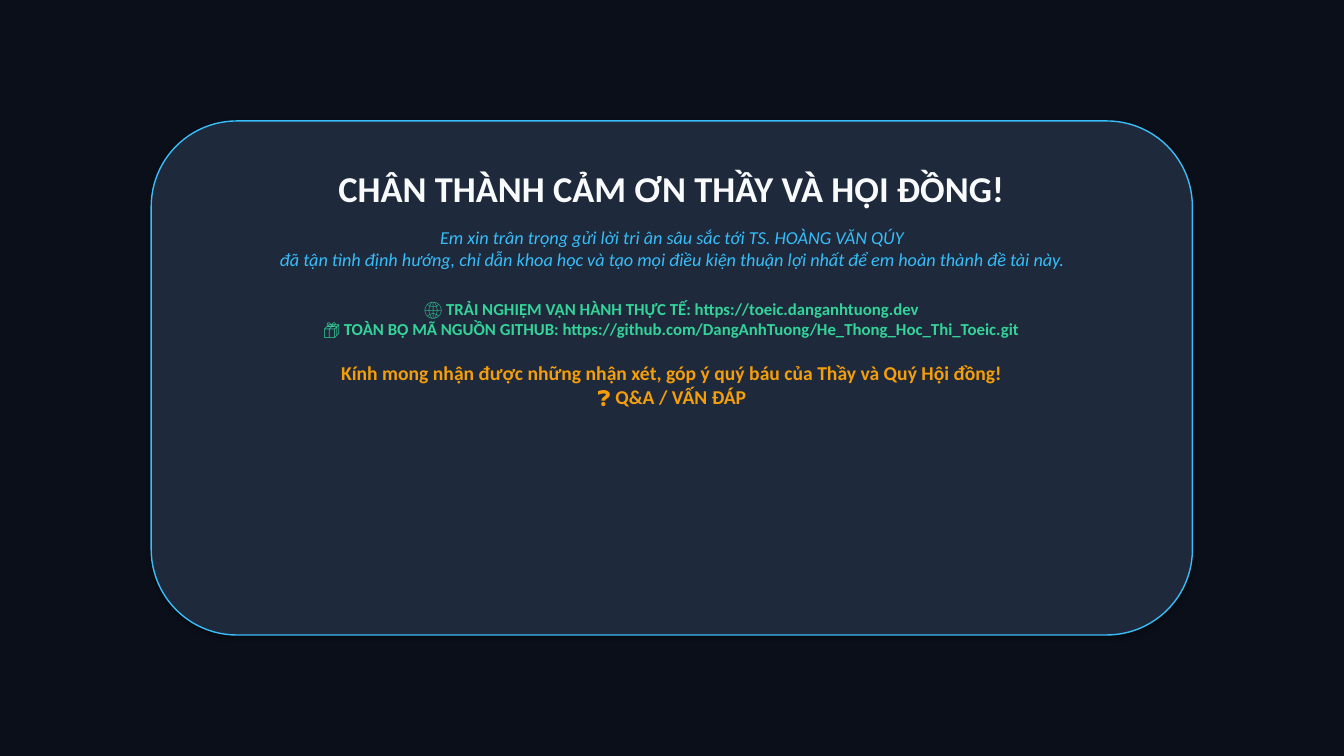
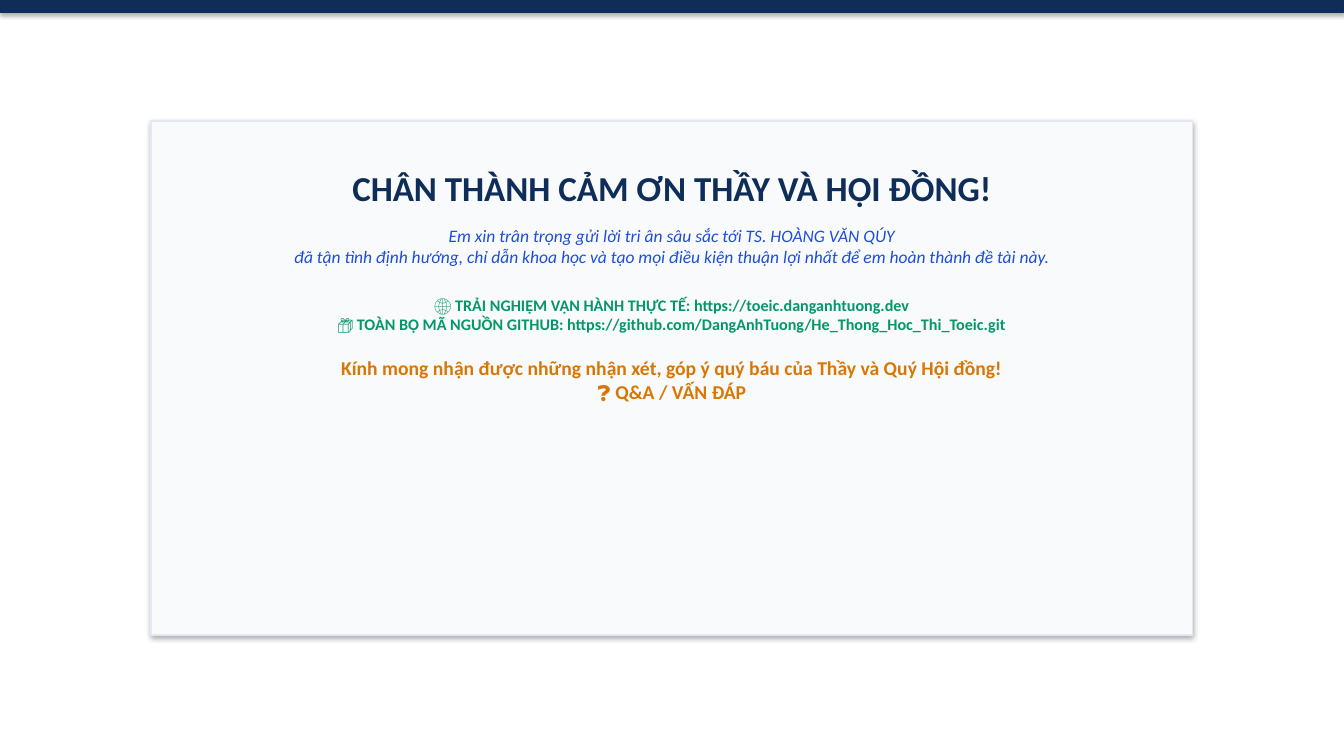
Before and after one commit to DangAnhTuong/He_Thong_Hoc_Thi_Toeic, a slide deck: slide 17 of Bao_Cao_Thuyet_Trinh_He_Thong_Hoc_Thi_Toeic.pptx. Drawn at 1344x756 pixels with LibreOffice and Linux fonts; fonts in the diff are those of the drawing. Boxes give left, top, right and bottom in pixels: in the first picture for what was removed or moved away, otherwise in the second. Text is boxed around its words. In the diff, an @@ line names an element or a change of style, - is before the commit and + after.

```diff
--- a/Bao_Cao_Thuyet_Trinh_He_Thong_Hoc_Thi_Toeic.pptx
+++ b/Bao_Cao_Thuyet_Trinh_He_Thong_Hoc_Thi_Toeic.pptx
@@ rectangle at <box>0,0,1344,756</box>: fill #0B0F19 to #FFFFFF; outline #0B0F19 0.75 pt to #FFFFFF 0.75 pt @@
@@ rectangle added at <box>0,0,1344,12</box>, fill #0F2D59, outline #0F2D59 0.75 pt @@
@@ rounded rectangle removed at <box>151,121,1193,635</box> @@
@@ rectangle added at <box>151,121,1193,635</box>, fill #F8FAFC, outline #E2E8F0 1 pt @@
@@ text "CHÂN THÀNH CẢM ƠN THẦY ..." at <box>294,172,1049,402</box>: size 26 to 25 pt, text colour #F8FAFC to #0F2D59 in "CHÂN THÀNH CẢM ƠN THẦY VÀ HỘI ..."; size 13 to 12.5 pt, text colour #38BDF8 to #1D4ED8 in "Em xin trân trọng gửi lời tri ..."; size 12 to 11.5 pt, text colour #34D399 to #059669 in "🌐 TRẢI NGHIỆM VẬN HÀNH THỰC TẾ: ..."; text colour #F59E0B to #D97706 in "Kính mong nhận được những nhận xét, ..." @@
```
Also in this commit, not shown: 16 other slides changed.
